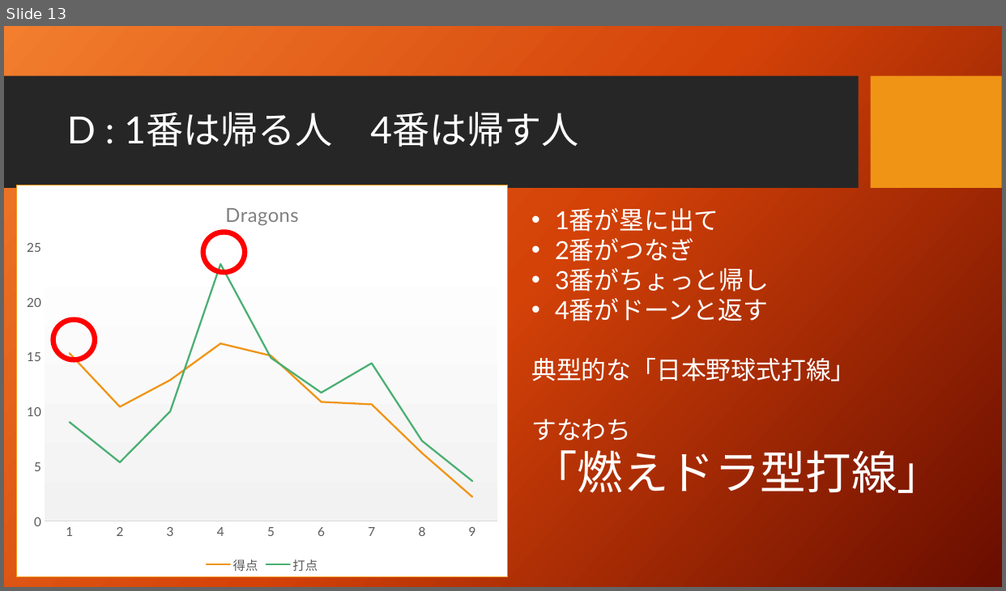
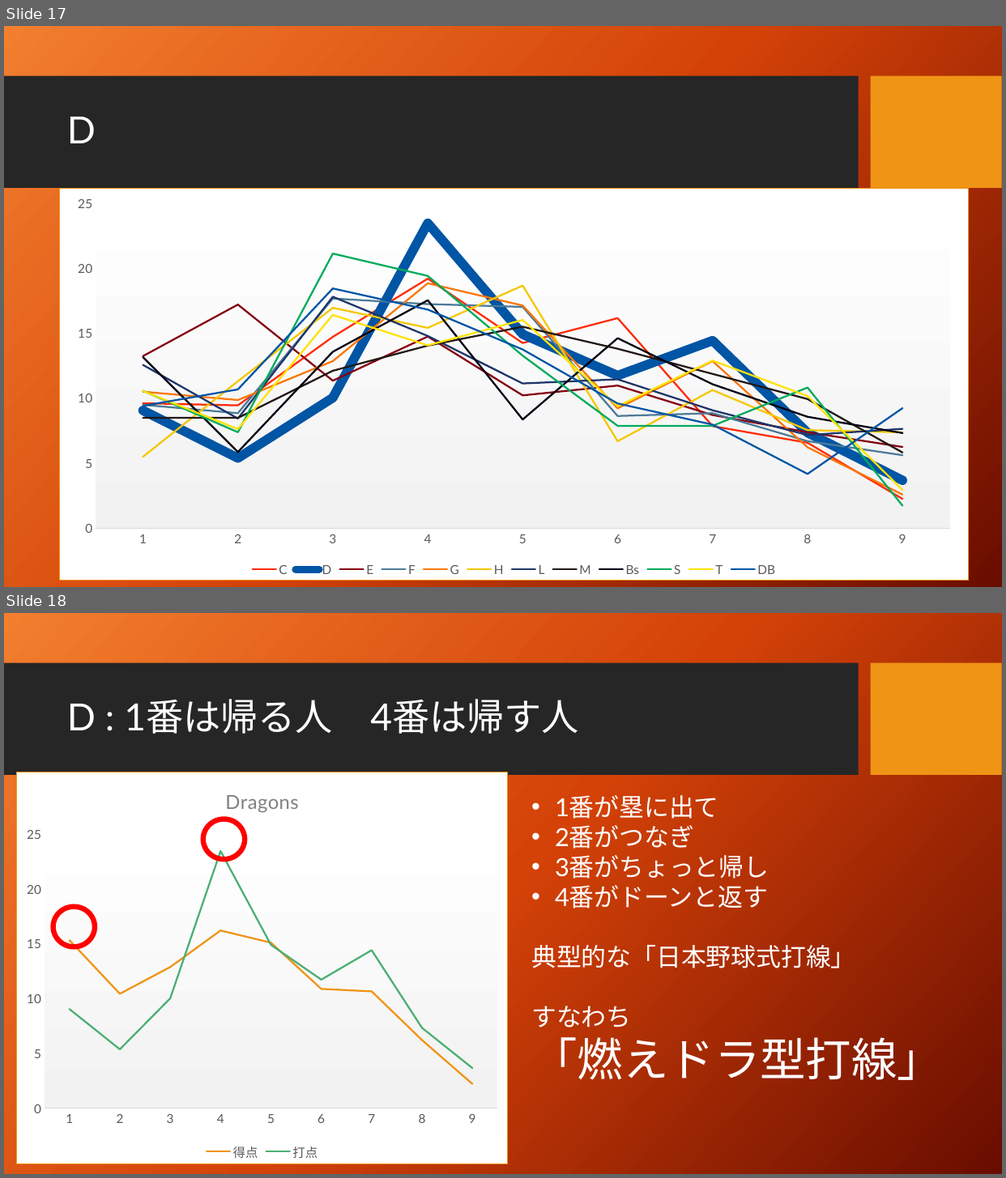
Before and after one commit to taichiw/baseball201712, a slide deck: 2番ペゲーロとは何だったのか.pptx. Shown one above the other, each under a label of ours: slide 13 before the commit, slides 17 and 18 after it. The pictures are 1006x591 and 1006x1178 pixels, drawn with LibreOffice and Linux fonts; fonts in the diff are those of the drawing; background and template pictures are left out. Boxes give left, top, right and bottom in pixels: in the first picture for what was removed or moved away, otherwise in the second. Text is boxed around its words. In the diff, an @@ line names an element or a change of style, - is before the commit and + after.

```diff
--- a/2番ペゲーロとは何だったのか.pptx
+++ b/2番ペゲーロとは何だったのか.pptx
@@ slide 17 added at <box>4,26,1002,587</box>, background picture (left out); not listed: 2 template elements that a slide beside it also shows @@
@@ title added at <box>67,117,96,143</box>, 36 pt, text #FFFFFF @@
+D
@@ line chart added at <box>59,189,968,581</box> @@
+categories: 1, 2, 3, 4, 5, 6, 7, 8, 9
+C: 9.6, 9.4, 14.7, 19.2, 14.2, 16.2, 7.8, 6.6, 2.2
+D: 9, 5.4, 10, 23.5, 14.9, 11.7, 14.4, 7.3, 3.7
+E: 13.2, 17.2, 11.3, 14.7, 10.2, 11, 8.7, 7.4, 6.2
+F: 9.5, 8.8, 17.7, 17.2, 17, 8.6, 8.8, 6.7, 5.6
+G: 10.5, 9.9, 12.8, 18.8, 17.1, 9.2, 12.8, 6.2, 2.6
+H: 5.5, 11.3, 17, 15.4, 18.7, 6.7, 10.6, 7.5, 7.4
+L: 12.6, 8.4, 17.8, 14.8, 11.1, 11.4, 9.1, 7.2, 7.6
+M: 8.5, 8.5, 12.1, 14, 15.5, 13.8, 11.9, 9.9, 5.8
+Bs: 13.2, 5.8, 13.6, 17.5, 8.4, 14.6, 11.1, 8.6, 7.3
+S: 10.6, 7.4, 21.1, 19.4, 13.3, 7.9, 7.9, 10.8, 1.7
+T: 10.5, 7.6, 16.4, 14.1, 16, 9.4, 12.9, 10.2, 2.9
+DB: 9.4, 10.7, 18.4, 16.8, 13.7, 9.6, 8, 4.2, 9.2
@@ what was slide 13 is now slide 18 @@
```
Also in this commit, not shown: 8 slides changed, 5 other slides added, 1 other file.
